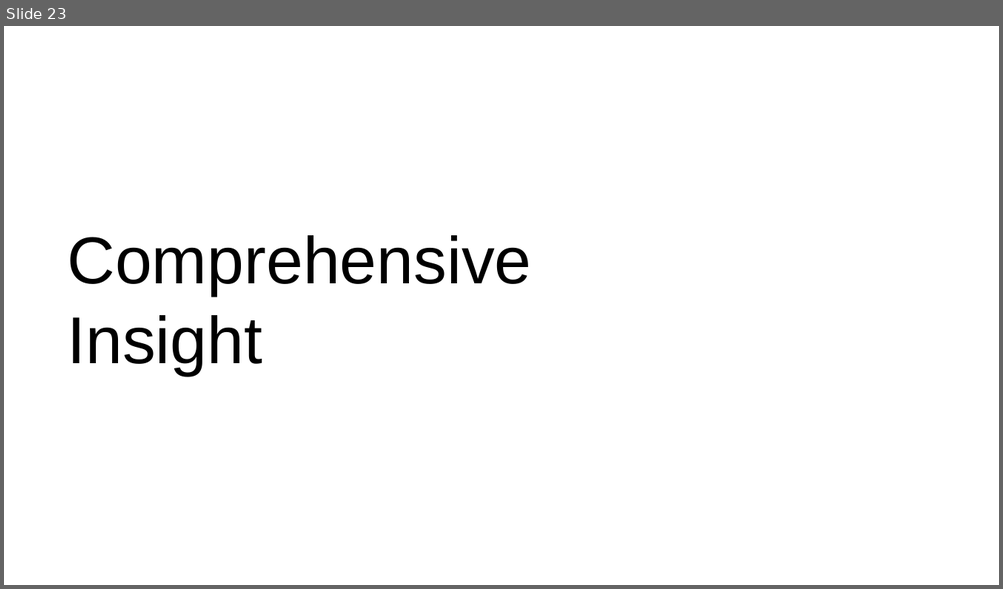
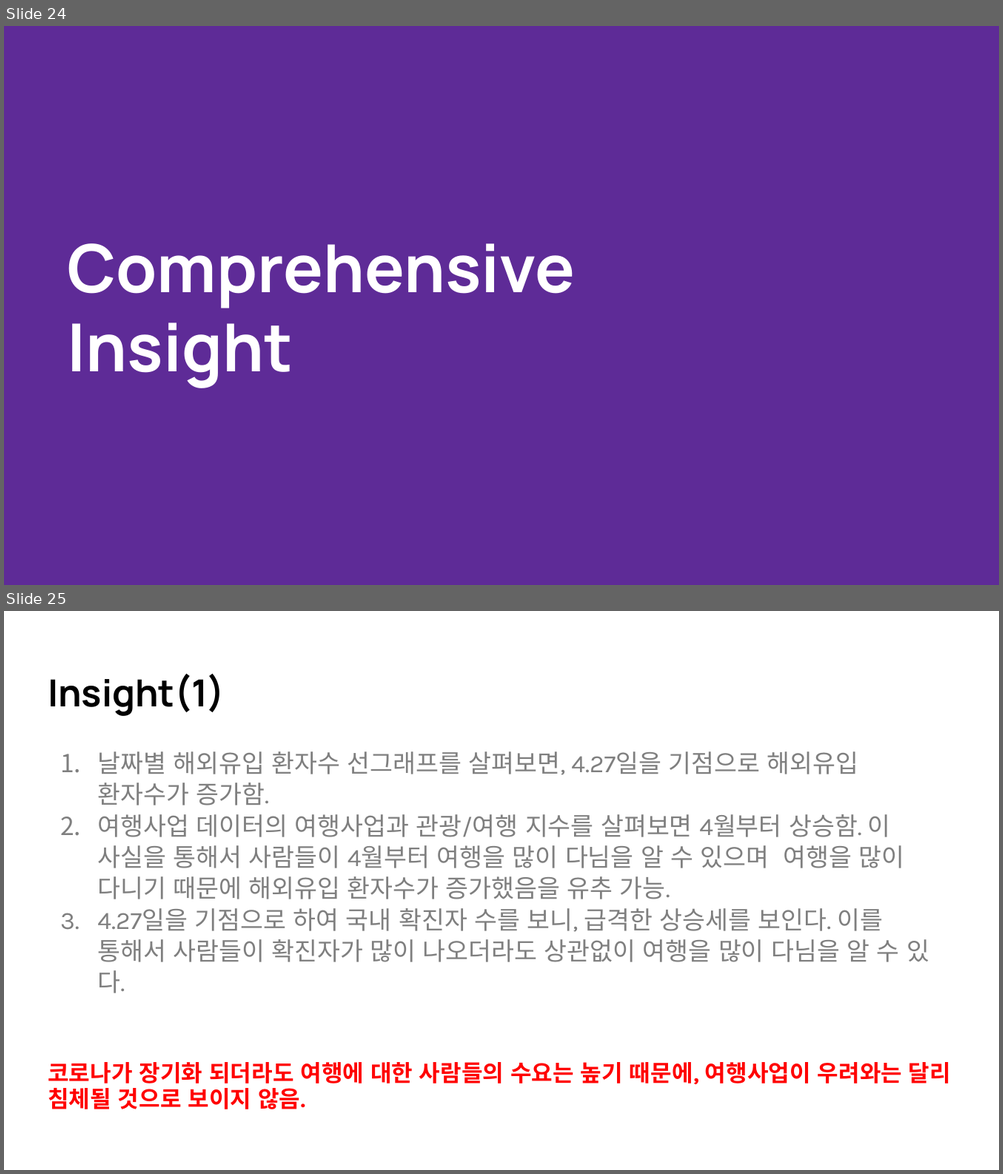
Before and after one commit to kurt7191/covid19, a slide deck: docs/COVID19 데이터 분석 (1).pptx. Shown one above the other, each under a label of ours: slide 23 before the commit, slides 24 and 25 after it. The pictures are 1003x589 and 1003x1174 pixels, drawn with LibreOffice and Linux fonts; fonts in the diff are those of the drawing. Boxes give left, top, right and bottom in pixels: in the first picture for what was removed or moved away, otherwise in the second. Text is boxed around its words. In the diff, an @@ line names an element or a change of style, - is before the commit and + after.

```diff
--- a/docs/COVID19 데이터 분석 (1).pptx
+++ b/docs/COVID19 데이터 분석 (1).pptx
@@ slide 25 added at (4, 611, 999, 1170), background #FFFFFF @@
@@ title added at (48, 673, 225, 716), 27 pt, text #000000, bold @@
+Insight(1)
@@ text added at (97, 752, 929, 994), 18 pt, text #7F7F7F @@
+1. 날짜별 해외유입 환자수 선그래프를 살펴보면, 4.27일을 기점으로 해외유입 환자수가 증가함.
+2. 여행사업 데이터의 여행사업과 관광/여행 지수를 살펴보면 4월부터 상승함. 이 사실을 통해서 사람들이 4월부터 여행을 많이 다님을 알 수 있으며 여행을 많이 다니기 때문에 해외유입 환자수가 증가했음을 유추 가능.
+3. 4.27일을 기점으로 하여 국내 확진자 수를 보니, 급격한 상승세를 보인다. 이를 통해서 사람들이 확진자가 많이 나오더라도 상관없이 여행을 많이 다님을 알 수 있다.
@@ text added at (48, 1062, 950, 1110), 16.6 pt, text #FF0000, bold @@
+코로나가 장기화 되더라도 여행에 대한 사람들의 수요는 높기 때문에, 여행사업이 우려와는 달리 침체될 것으로 보이지 않음.
@@ what was slide 23 is now slide 24 @@
@@ slide 24 changed as well @@
@@ background #FFFFFF to #5E2B97 @@
@@ title "Comprehensive Insight": place and size @@
-title "Comprehensive Insight" at (68, 235, 532, 375)
+title "Comprehensive Insight" at (68, 244, 575, 389)
@@ title "Comprehensive Insight" at (68, 244, 575, 389): font Arial to Manrope, text colour #000000 to #FFFFFF, bold on @@
```
Also in this commit, not shown: 23 other slides changed, 1 other slide added, 5 other files.
